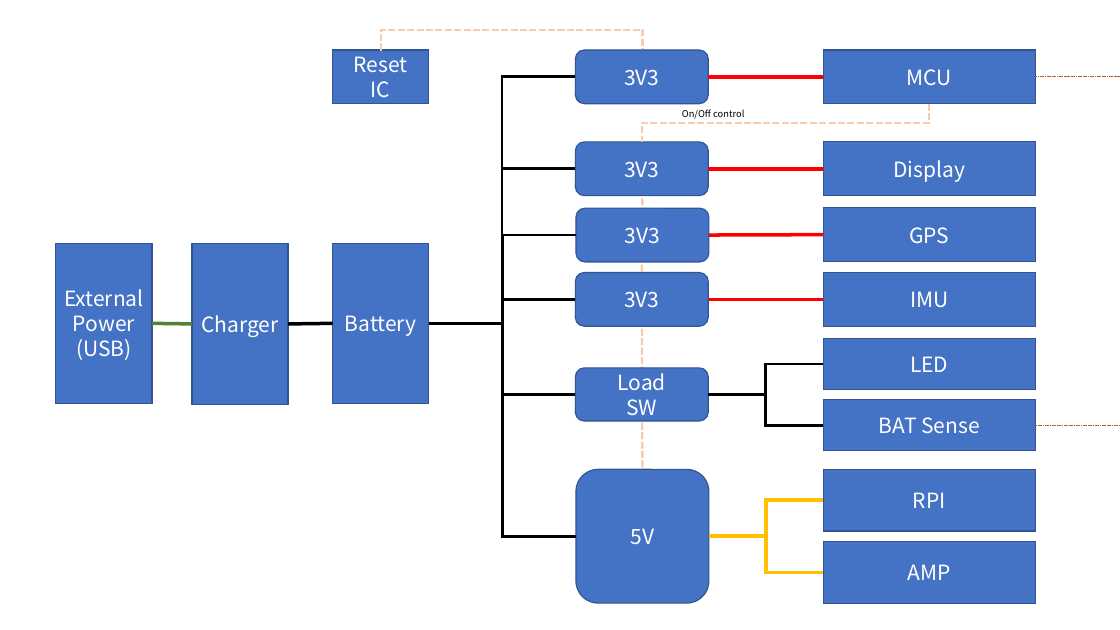
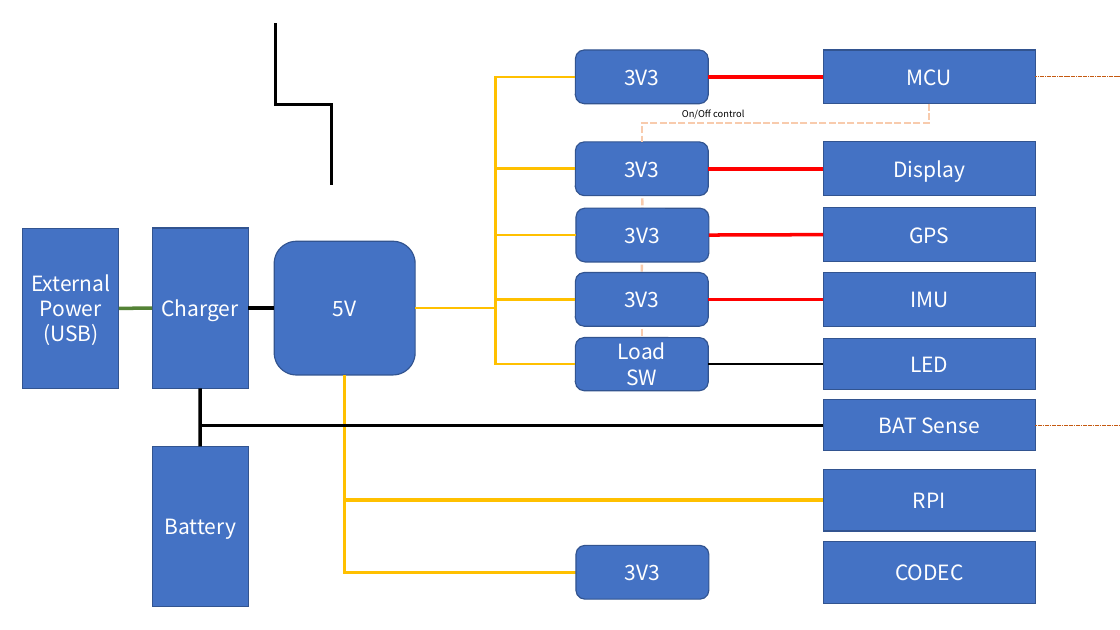
Before and after one commit to akkdong/FlightComputer, a slide deck: slide 3 of doc/System Architecture.pptx. Drawn at 1120x630 pixels with LibreOffice and Linux fonts; fonts in the diff are those of the drawing. Boxes give left, top, right and bottom in pixels: in the first picture for what was removed or moved away, otherwise in the second. Text is boxed around its words. In the diff, an @@ line names an element or a change of style, - is before the commit and + after.

```diff
--- a/doc/System Architecture.pptx
+++ b/doc/System Architecture.pptx
@@ elbow line moved from (429, 323) - (576, 536) to (276, 24) - (332, 186) @@
@@ elbow line removed from (381, 50) to (643, 50) @@
@@ rectangle removed at [333,50,429,104] @@
-Reset
-IC
@@ elbow line moved from (429, 323) - (576, 76) to (415, 308) - (576, 76) @@
@@ elbow line (415, 308) - (576, 76): stroke #000000 2.25 pt to #FFC000 2.25 pt @@
@@ elbow line moved from (429, 323) - (576, 169) to (415, 308) - (576, 169) @@
@@ elbow line (415, 308) - (576, 169): stroke #000000 2.25 pt to #FFC000 2.25 pt @@
@@ rectangle "External": place and size @@
-rectangle "External" at [56,243,152,403]
+rectangle "External" at [23,229,118,389]
@@ rectangle "Charger": place and size @@
-rectangle "Charger" at [192,244,288,404]
+rectangle "Charger" at [152,228,248,388]
@@ elbow line moved from (429, 323) - (576, 235) to (415, 308) - (576, 235) @@
@@ elbow line (415, 308) - (576, 235): stroke #000000 2.25 pt to #FFC000 2.25 pt @@
@@ rounded rectangle "5V": place and size @@
-rounded rectangle "5V" at [576,470,709,603]
+rounded rectangle "5V" at [274,241,415,375]
@@ elbow line moved from (429, 323) - (576, 299) to (415, 308) - (576, 299) @@
@@ elbow line (415, 308) - (576, 299): stroke #000000 2.25 pt to #FFC000 2.25 pt @@
@@ line moved from (642, 272) - (643, 470) to (642, 272) - (642, 338) @@
@@ line moved from (152, 323) - (192, 324) to (119, 308) - (152, 308) @@
@@ line moved from (288, 324) - (333, 323) to (249, 308) - (274, 308) @@
@@ elbow line moved from (429, 323) - (576, 395) to (415, 308) - (576, 365) @@
@@ elbow line (415, 308) - (576, 365): stroke #000000 2.25 pt to #FFC000 2.25 pt @@
@@ rounded rectangle "Load": place and size @@
-rounded rectangle "Load" at [576,368,708,421]
+rounded rectangle "Load" at [576,338,708,391]
@@ elbow line moved from (708, 395) - (823, 425) to (200, 388) - (823, 425) @@
@@ line added from (200, 388) to (200, 446), #000000 3 pt @@
@@ elbow line moved from (709, 536) - (823, 572) to (576, 572) - (344, 375) @@
@@ elbow line moved from (709, 536) - (823, 500) to (344, 375) - (823, 500) @@
@@ elbow line moved from (708, 395) - (823, 365) to (708, 365) - (823, 365) @@
@@ rectangle "Battery": place and size @@
-rectangle "Battery" at [333,243,429,403]
+rectangle "Battery" at [152,446,248,607]
@@ rounded rectangle added at [576,545,709,599], fill #4472C4, outline #325491 1 pt, 18 pt, text #FFFFFF @@
+3V3
@@ text in rectangle at [895,564,964,581]: text changed @@
-AMP
+CODEC
```
Also in this commit, not shown: 1 other slide changed, 1 slide added, 1 slide removed, 3 other files.
